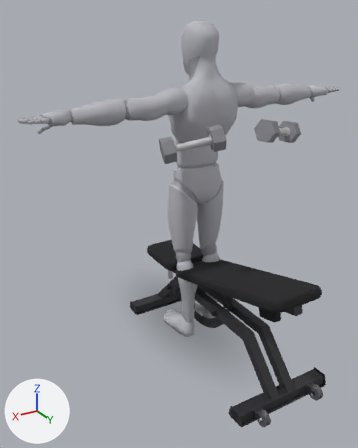
One commit to the glTF model app/src/main/assets/mannequins/db_incline_press_15.glb: the scene before it, then after it.
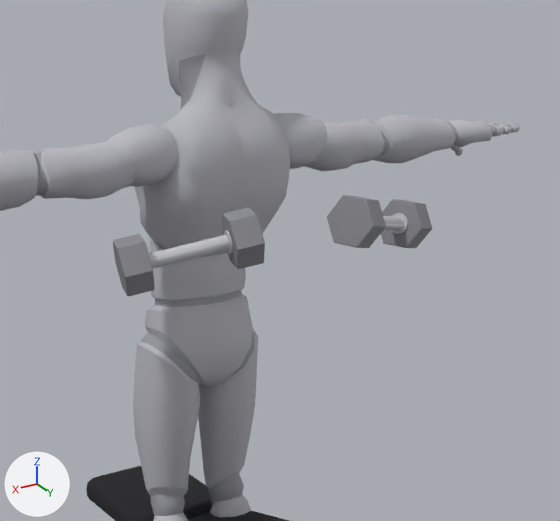
Each version is shown whole from a 50 mm lens placed at (1.481, 2.263, 1.874), pointed at (0.114, -0.016, 0.734), then close up on the part from 30% to 100% of the width and 7% to 59% of the height. The axes (+X, +Y, +Z) are drawn at lower left. The lights are the same throughout. The last two pictures show the newer version. Where no turn or scale is listed for an object, it has been applied to the vertices.

Names of what the first close-up shows: 'bench_back_pad', 'bench_seat_pad', 'body', 'body_1', 'dumbbell_l_0', 'dumbbell_l_2', 'dumbbell_l_4', 'dumbbell_r_2', 'dumbbell_r_4' and 3 more.
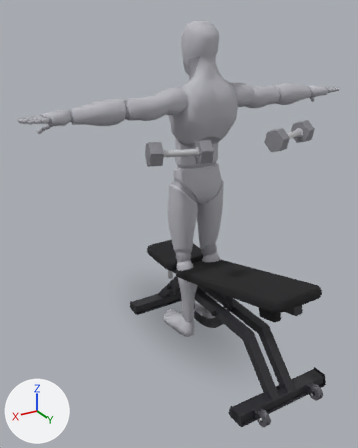
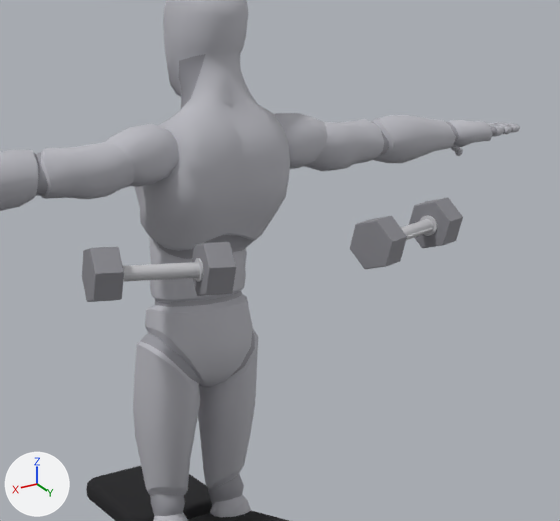
ob_dumbbell_r is not drawn itself; it is the parent of ob_dumbbell_r_0, ob_dumbbell_r_1, ob_dumbbell_r_2, ob_dumbbell_r_3, ob_dumbbell_r_4.
ob_dumbbell_l is not drawn itself; it is the parent of ob_dumbbell_l_0, ob_dumbbell_l_1, ob_dumbbell_l_2, ob_dumbbell_l_3, ob_dumbbell_l_4.

Pixel boxes (x1, y1, x2, y2) of what changed, in the close-ups (560 x 521 px):
'dumbbell_r_4', moved, turned: before (327, 195, 386, 248); after (350, 216, 407, 269)
'dumbbell_l_2', moved, turned: before (113, 234, 155, 296); after (82, 247, 124, 302)
'dumbbell_l_4', moved, turned: before (223, 208, 265, 269); after (192, 242, 236, 296)
'dumbbell_r_2', moved, turned: before (381, 199, 432, 248); after (409, 197, 463, 248)
'dumbbell_l_0', moved, turned: before (149, 235, 230, 268); after (123, 262, 200, 282)
'dumbbell_r_0', moved, turned: before (383, 216, 404, 230); after (401, 219, 433, 240)
'dumbbell_r_1', moved, turned: before (391, 213, 408, 234); after (420, 215, 437, 236)
'dumbbell_l_3', moved, turned: before (224, 230, 233, 253); after (195, 258, 203, 282)

What the commit changed:
Object 'dumbbell_r' (ob_dumbbell_r) moves from (-0.261, 0.352, 1.305) to (-0.338, 0.359, 1.274).
Object 'dumbbell_r' (ob_dumbbell_r) turns from (-1.9, -11, 20) to (77, 1.7, 14) degrees about x, y and z.
Object 'dumbbell_l' (ob_dumbbell_l) moves from (0.261, 0.352, 1.305) to (0.338, 0.359, 1.274).
Object 'dumbbell_l' (ob_dumbbell_l) turns from (-58, -11, 160) to (-77, 1.7, 166) degrees about x, y and z.
